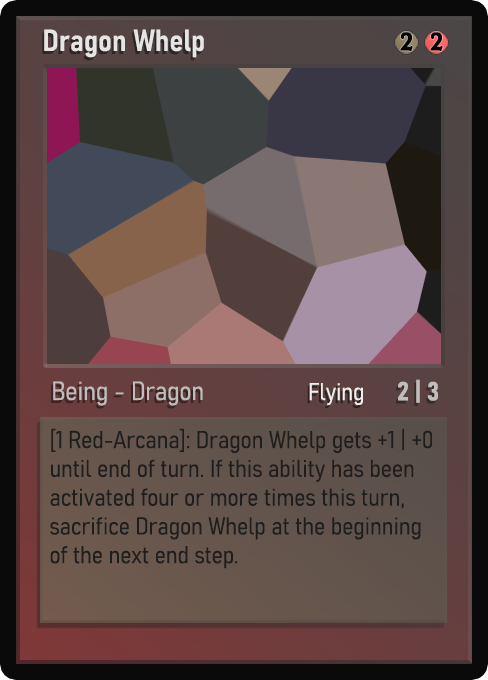
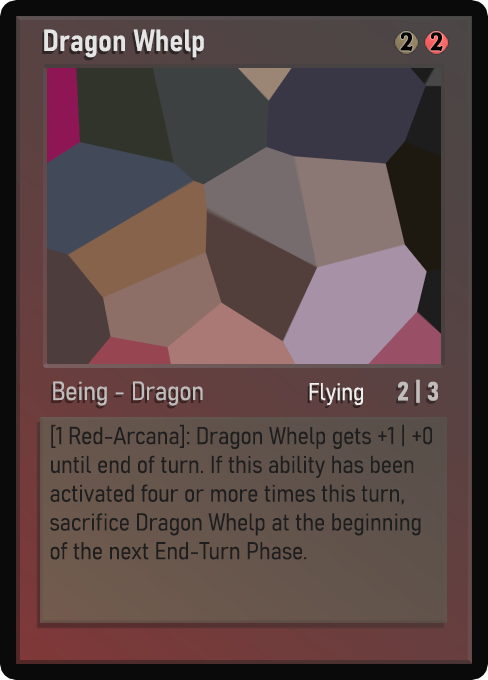
Comparing the layer stacks of the two (488, 680) images. Changes:
painted on "Desc_norm" over [50, 424, 432, 569]
